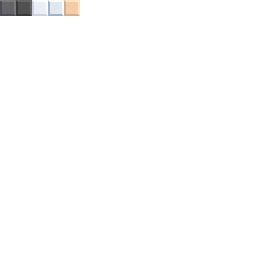
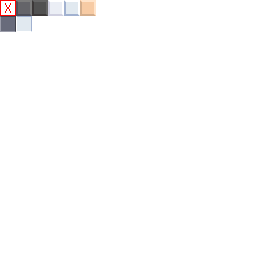
Layers edited between the first and the second 256 × 256 image:
painted on "floors" over [0, 16, 32, 32]
painted on "walls" over [0, 0, 96, 16]
